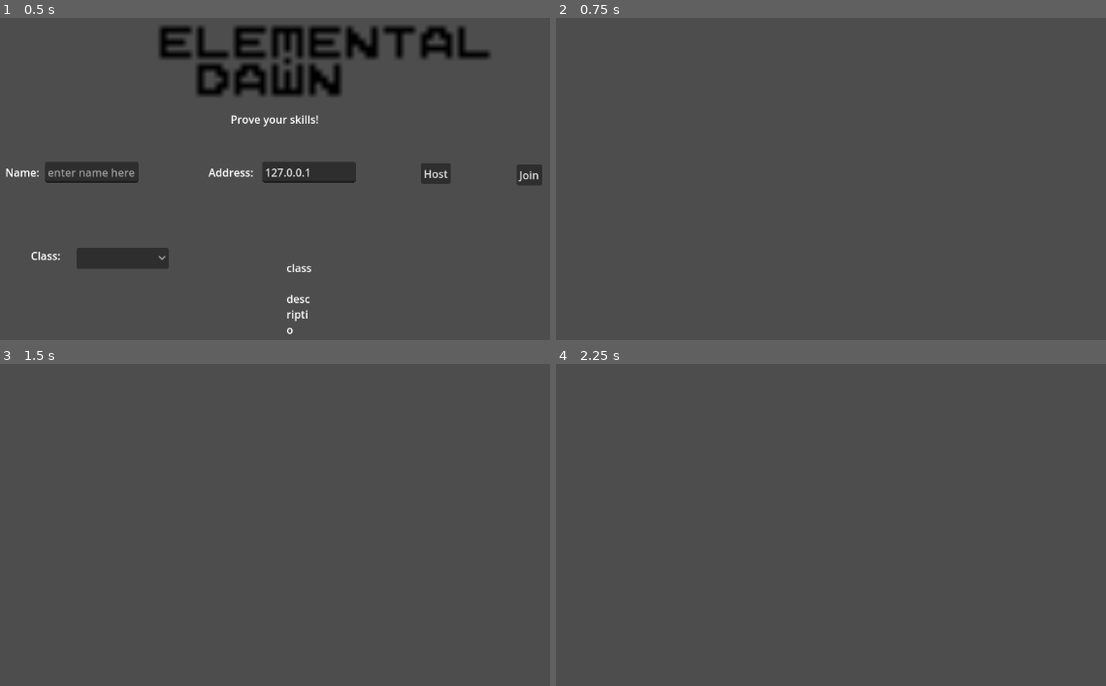
Above: before the commit, frames 1-4 (two rows, left to right).
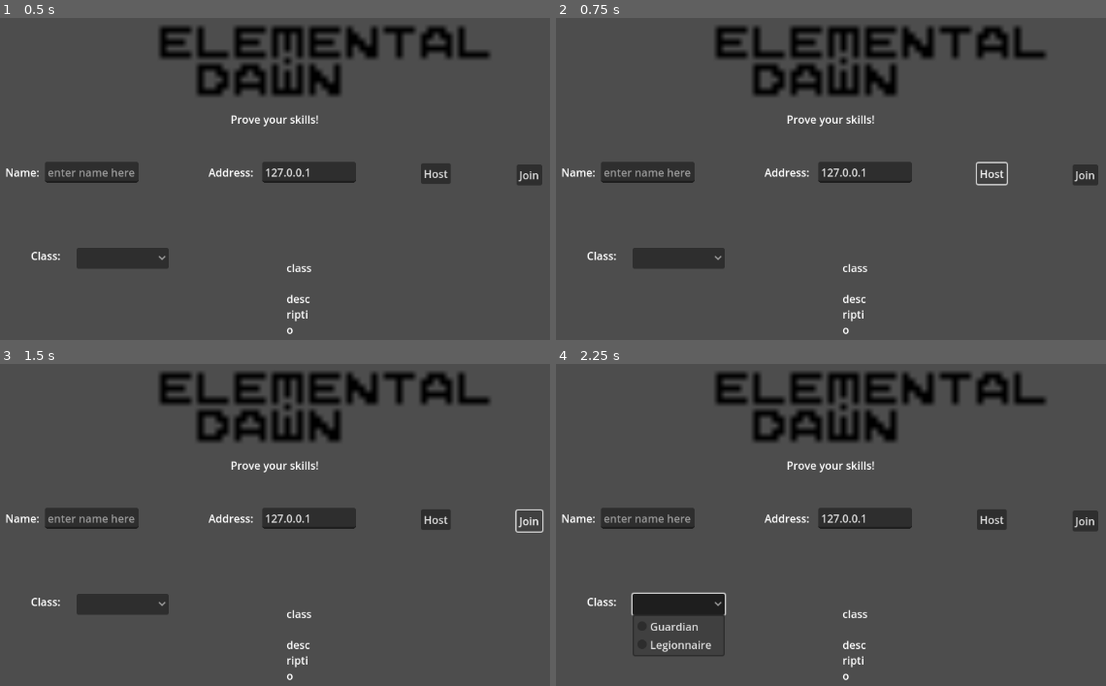
Above: after the commit, the same moments.

Repository: guppy28/elemental-dawn
Game: Godot game, scene res://main_menu.tscn
Same seed, same stepped clock (60 frames per second), same inputs: the game is played once before the commit and once after it. Before the commit the project starts from res://arena.tscn.
Inputs (mouse positions are in pixels of both pictures, inside the frame that each line leads up to):
- Up to frame 1 (0.5 s): no input
- Up to frame 2 (0.75 s): click "Host" at 0.5 s
- Up to frame 3 (1.5 s): click (528, 521) at 1.25 s, where only the run after the commit has a clickable "Join"
- Up to frame 4 (2.25 s): click (677, 605) at 2.02 s

Frame 1 is identical in both runs. In frame 2, 9.6% of the frame differs, in the area x 1-99%, y 2-99%; in frame 3, 9.6%; in frame 4, 10%.
Error before the commit: Cannot call method 'instantiate' on a null value. (res://arena.gd:21)

Commit message:
Delete main menu in arena, custom inputs

Diff:
--- a/arena.tscn
+++ b/arena.tscn
@@ -1,12 +1,16 @@
 [gd_scene load_steps=4 format=3 uid="uid://q4jbcnl42vqd"]
 
 [ext_resource type="Script" path="res://arena.gd" id="1_v8yw4"]
-[ext_resource type="Texture2D" uid="uid://d3l20q783x0ro" path="res://Elemental Dawn Logo v1.png" id="3_7oclx"]
+
+[sub_resource type="MeshLibrary" id="MeshLibrary_xtcnk"]
 
 [sub_resource type="BoxShape3D" id="BoxShape3D_236e8"]
 
 [node name="Arena" type="Node3D"]
 script = ExtResource("1_v8yw4")
+
+[node name="GridMap" type="GridMap" parent="."]
+mesh_library = SubResource("MeshLibrary_xtcnk")
 
 [node name="StaticBody3D" type="StaticBody3D" parent="."]
 
@@ -16,95 +20,3 @@
 [node name="MultiplayerSpawner" type="MultiplayerSpawner" parent="."]
 _spawnable_scenes = PackedStringArray("res://main_menu.tscn")
 spawn_path = NodePath("..")
-
-[node name="CanvasLayer" type="CanvasLayer" parent="."]
-
-[node name="Logo" type="TextureRect" parent="CanvasLayer"]
-offset_left = 350.0
-offset_top = 108.0
-offset_right = 519.231
-offset_bottom = 148.0
-scale = Vector2(3, 3)
-texture = ExtResource("3_7oclx")
-expand_mode = 3
-
-[node name="NameLine" type="LineEdit" parent="CanvasLayer"]
-offset_left = 188.0
-offset_top = 318.0
-offset_right = 327.0
-offset_bottom = 349.0
-placeholder_text = "enter name here"
-expand_to_text_length = true
-
-[node name="AddressLine" type="LineEdit" parent="CanvasLayer"]
-offset_left = 511.0
-offset_top = 318.0
-offset_right = 650.0
-offset_bottom = 349.0
-text = "127.0.0.1"
-placeholder_text = "default: 127.0.0.1"
-expand_to_text_length = true
-
-[node name="NameLabel" type="Label" parent="CanvasLayer"]
-offset_left = 129.0
-offset_top = 322.0
-offset_right = 180.0
-offset_bottom = 345.0
-text = "Name:"
-
-[node name="AddressLabel" type="Label" parent="CanvasLayer"]
-offset_left = 431.0
-offset_top = 322.0
-offset_right = 482.0
-offset_bottom = 345.0
-text = "Address:"
-
-[node name="TagLineLabel" type="Label" parent="CanvasLayer"]
-offset_left = 464.0
-offset_top = 243.0
-offset_right = 595.0
-offset_bottom = 266.0
-text = "Prove your skills!"
-
-[node name="ClassLabel" type="Label" parent="CanvasLayer"]
-offset_left = 167.0
-offset_top = 446.0
-offset_right = 298.0
-offset_bottom = 469.0
-text = "Class:"
-
-[node name="HostButton" type="Button" parent="CanvasLayer"]
-offset_left = 747.0
-offset_top = 320.0
-offset_right = 791.0
-offset_bottom = 351.0
-text = "Host"
-
-[node name="JoinButton" type="Button" parent="CanvasLayer"]
-offset_left = 889.0
-offset_top = 322.0
-offset_right = 927.0
-offset_bottom = 353.0
-text = "Join"
-
-[node name="OptionButton" type="OptionButton" parent="CanvasLayer"]
-offset_left = 235.0
-offset_top = 446.0
-offset_right = 372.0
-offset_bottom = 477.0
-item_count = 2
-popup/item_0/text = "Guardian"
-popup/item_0/id = 0
-popup/item_1/text = "Legionnaire"
-popup/item_1/id = 1
-
-[node name="ClassDescription" type="RichTextLabel" parent="CanvasLayer"]
-offset_left = 547.0
-offset_top = 464.0
-offset_right = 587.0
-offset_bottom = 504.0
-text = "class descriptio"
-fit_content = true
-
-[connection signal="pressed" from="CanvasLayer/HostButton" to="." method="_on_host_button_pressed"]
-[connection signal="pressed" from="CanvasLayer/JoinButton" to="." method="_on_join_button_pressed"]
--- a/main_menu.tscn
+++ b/main_menu.tscn
@@ -97,7 +97,6 @@
 offset_bottom = 477.0
 item_count = 2
 popup/item_0/text = "Guardian"
-popup/item_0/id = 0
 popup/item_1/text = "Legionnaire"
 popup/item_1/id = 1
 
--- a/project.godot
+++ b/project.godot
@@ -11,6 +11,58 @@
 [application]
 
 config/name="Elemental Dawn"
-run/main_scene="res://arena.tscn"
+run/main_scene="res://main_menu.tscn"
 config/features=PackedStringArray("4.3", "Forward Plus")
 config/icon="res://icon.svg"
+
+[input]
+
+Left={
+"deadzone": 0.5,
+"events": [Object(InputEventKey,"resource_local_to_scene":false,"resource_name":"","device":-1,"window_id":0,"alt_pressed":false,"shift_pressed":false,"ctrl_pressed":false,"meta_pressed":false,"pressed":false,"keycode":0,"physical_keycode":65,"key_label":0,"unicode":97,"location":0,"echo":false,"script":null)
+, Object(InputEventKey,"resource_local_to_scene":false,"resource_name":"","device":-1,"window_id":0,"alt_pressed":false,"shift_pressed":false,"ctrl_pressed":false,"meta_pressed":false,"pressed":false,"keycode":0,"physical_keycode":4194319,"key_label":0,"unicode":0,"location":0,"echo":false,"script":null)
+]
+}
+Right={
+"deadzone": 0.5,
+"events": [Object(InputEventKey,"resource_local_to_scene":false,"resource_name":"","device":-1,"window_id":0,"alt_pressed":false,"shift_pressed":false,"ctrl_pressed":false,"meta_pressed":false,"pressed":false,"keycode":0,"physical_keycode":68,"key_label":0,"unicode":100,"location":0,"echo":false,"script":null)
+, Object(InputEventKey,"resource_local_to_scene":false,"resource_name":"","device":-1,"window_id":0,"alt_pressed":false,"shift_pressed":false,"ctrl_pressed":false,"meta_pressed":false,"pressed":false,"keycode":0,"physical_keycode":4194321,"key_label":0,"unicode":0,"location":0,"echo":false,"script":null)
+]
+}
+Forward={
+"deadzone": 0.5,
+"events": [Object(InputEventKey,"resource_local_to_scene":false,"resource_name":"","device":-1,"window_id":0,"alt_pressed":false,"shift_pressed":false,"ctrl_pressed":false,"meta_pressed":false,"pressed":false,"keycode":0,"physical_keycode":87,"key_label":0,"unicode":119,"location":0,"echo":false,"script":null)
+, Object(InputEventKey,"resource_local_to_scene":false,"resource_name":"","device":-1,"window_id":0,"alt_pressed":false,"shift_pressed":false,"ctrl_pressed":false,"meta_pressed":false,"pressed":false,"keycode":0,"physical_keycode":4194320,"key_label":0,"unicode":0,"location":0,"echo":false,"script":null)
+]
+}
+Backward={
+"deadzone": 0.5,
+"events": [Object(InputEventKey,"resource_local_to_scene":false,"resource_name":"","device":-1,"window_id":0,"alt_pressed":false,"shift_pressed":false,"ctrl_pressed":false,"meta_pressed":false,"pressed":false,"keycode":0,"physical_keycode":83,"key_label":0,"unicode":115,"location":0,"echo":false,"script":null)
+, Object(InputEventKey,"resource_local_to_scene":false,"resource_name":"","device":-1,"window_id":0,"alt_pressed":false,"shift_pressed":false,"ctrl_pressed":false,"meta_pressed":false,"pressed":false,"keycode":0,"physical_keycode":4194322,"key_label":0,"unicode":0,"location":0,"echo":false,"script":null)
+]
+}
+Jump={
+"deadzone": 0.5,
+"events": [Object(InputEventKey,"resource_local_to_scene":false,"resource_name":"","device":-1,"window_id":0,"alt_pressed":false,"shift_pressed":false,"ctrl_pressed":false,"meta_pressed":false,"pressed":false,"keycode":0,"physical_keycode":32,"key_label":0,"unicode":32,"location":0,"echo":false,"script":null)
+]
+}
+"Ability 1"={
+"deadzone": 0.5,
+"events": [Object(InputEventKey,"resource_local_to_scene":false,"resource_name":"","device":-1,"window_id":0,"alt_pressed":false,"shift_pressed":false,"ctrl_pressed":false,"meta_pressed":false,"pressed":false,"keycode":0,"physical_keycode":4194325,"key_label":0,"unicode":0,"location":0,"echo":false,"script":null)
+]
+}
+"Ability 2"={
+"deadzone": 0.5,
+"events": [Object(InputEventKey,"resource_local_to_scene":false,"resource_name":"","device":-1,"window_id":0,"alt_pressed":false,"shift_pressed":false,"ctrl_pressed":false,"meta_pressed":false,"pressed":false,"keycode":0,"physical_keycode":81,"key_label":0,"unicode":113,"location":0,"echo":false,"script":null)
+]
+}
+"Ability 3"={
+"deadzone": 0.5,
+"events": [Object(InputEventKey,"resource_local_to_scene":false,"resource_name":"","device":-1,"window_id":0,"alt_pressed":false,"shift_pressed":false,"ctrl_pressed":false,"meta_pressed":false,"pressed":false,"keycode":0,"physical_keycode":69,"key_label":0,"unicode":101,"location":0,"echo":false,"script":null)
+]
+}
+"Ability Ultimate"={
+"deadzone": 0.5,
+"events": [Object(InputEventKey,"resource_local_to_scene":false,"resource_name":"","device":-1,"window_id":0,"alt_pressed":false,"shift_pressed":false,"ctrl_pressed":false,"meta_pressed":false,"pressed":false,"keycode":0,"physical_keycode":82,"key_label":0,"unicode":114,"location":0,"echo":false,"script":null)
+]
+}
